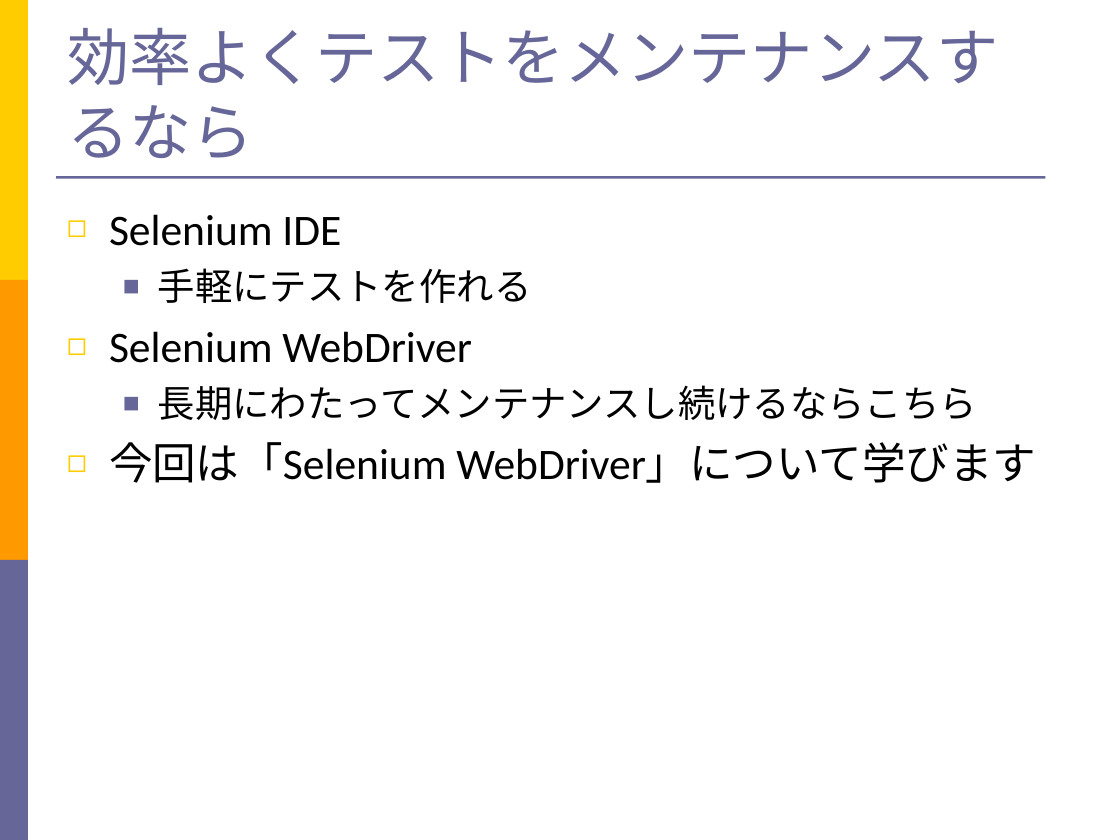
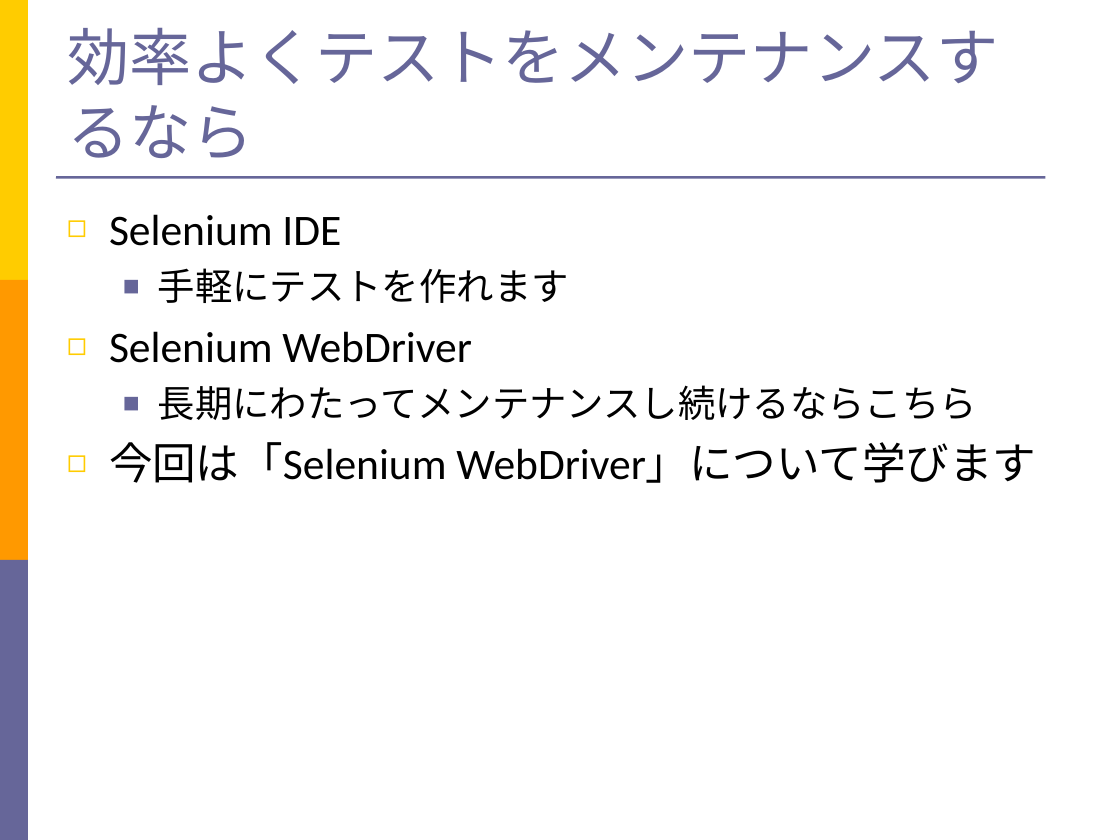
Before and after one commit to takuY-U2/STARHotel, a slide deck: slide 6 of docs/Slide.ppt. Drawn at 1120x840 pixels with LibreOffice and Linux fonts; fonts in the diff are those of the drawing. Boxes give left, top, right and bottom in pixels: in the first picture for what was removed or moved away, otherwise in the second. Text is boxed around its words. In the diff, an @@ line names an element or a change of style, - is before the commit and + after.

```diff
--- a/docs/Slide.ppt
+++ b/docs/Slide.ppt
@@ text at (158, 268, 569, 303): text changed @@
-  ■ 手軽にテストを作れる
+  ■ 手軽にテストを作れます
```
Also in this commit, not shown: 9 other slides changed, 7 other files.
